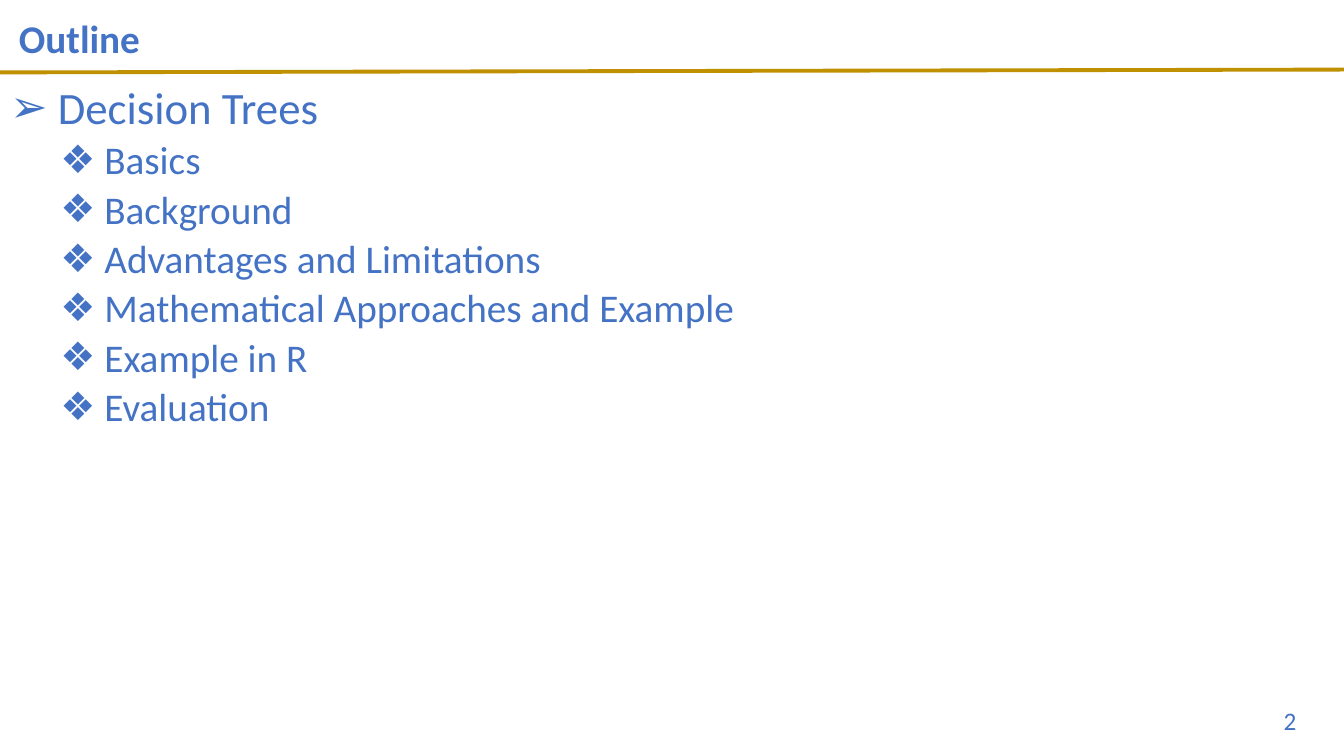
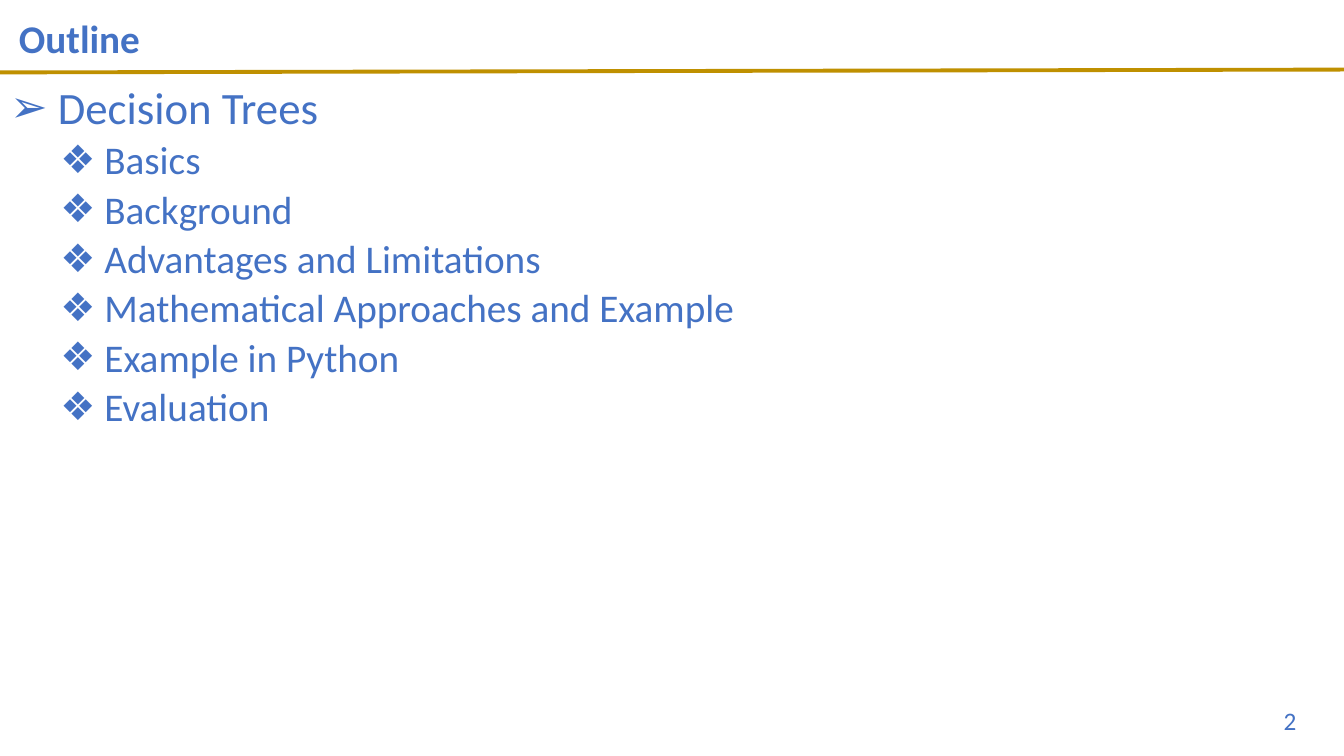
Before and after one commit to UVADS/DS-3001, a slide deck: slide 2 of 08_DT_Class/Decision_Trees_3.24.22.pptx. Drawn at 1344x756 pixels with LibreOffice and Linux fonts; fonts in the diff are those of the drawing; background and template pictures are left out. Boxes give left, top, right and bottom in pixels: in the first picture for what was removed or moved away, otherwise in the second. Text is boxed around its words. In the diff, an @@ line names an element or a change of style, - is before the commit and + after.

```diff
--- a/08_DT_Class/Decision_Trees_3.24.22.pptx
+++ b/08_DT_Class/Decision_Trees_3.24.22.pptx
@@ text at [104, 344, 399, 379]: text changed @@
-  ❖ Example in R
+  ❖ Example in Python
```
Also in this commit, not shown: 3 other slides changed, 1 other file.
